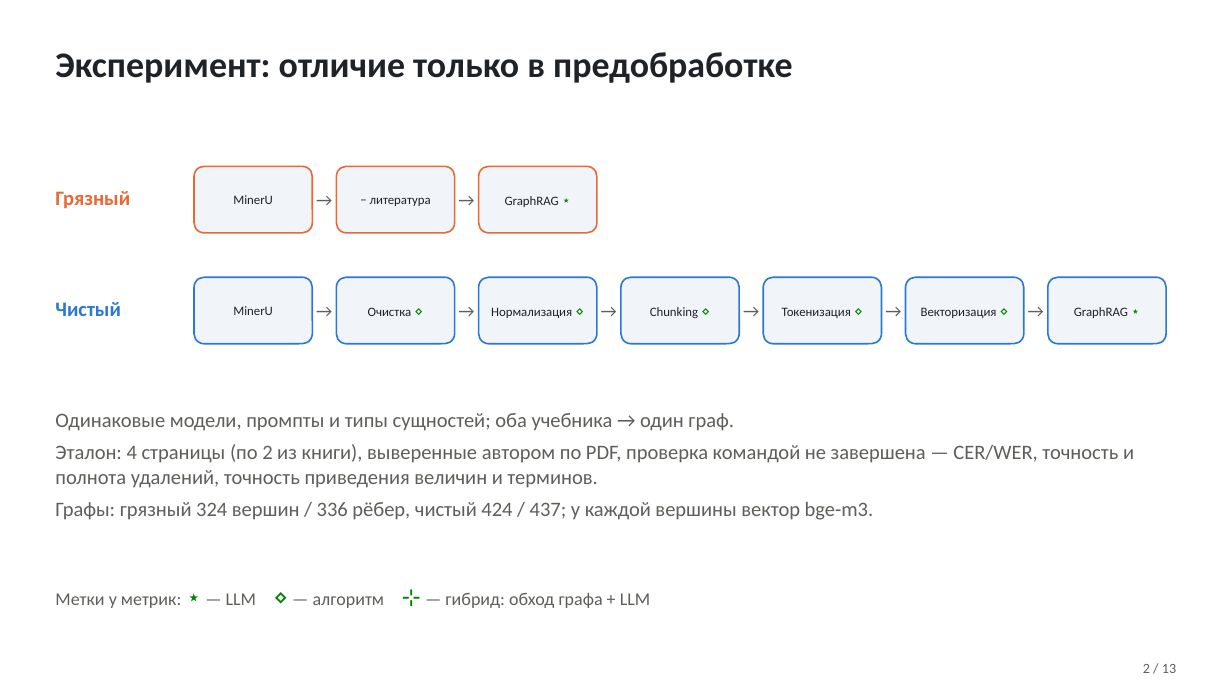
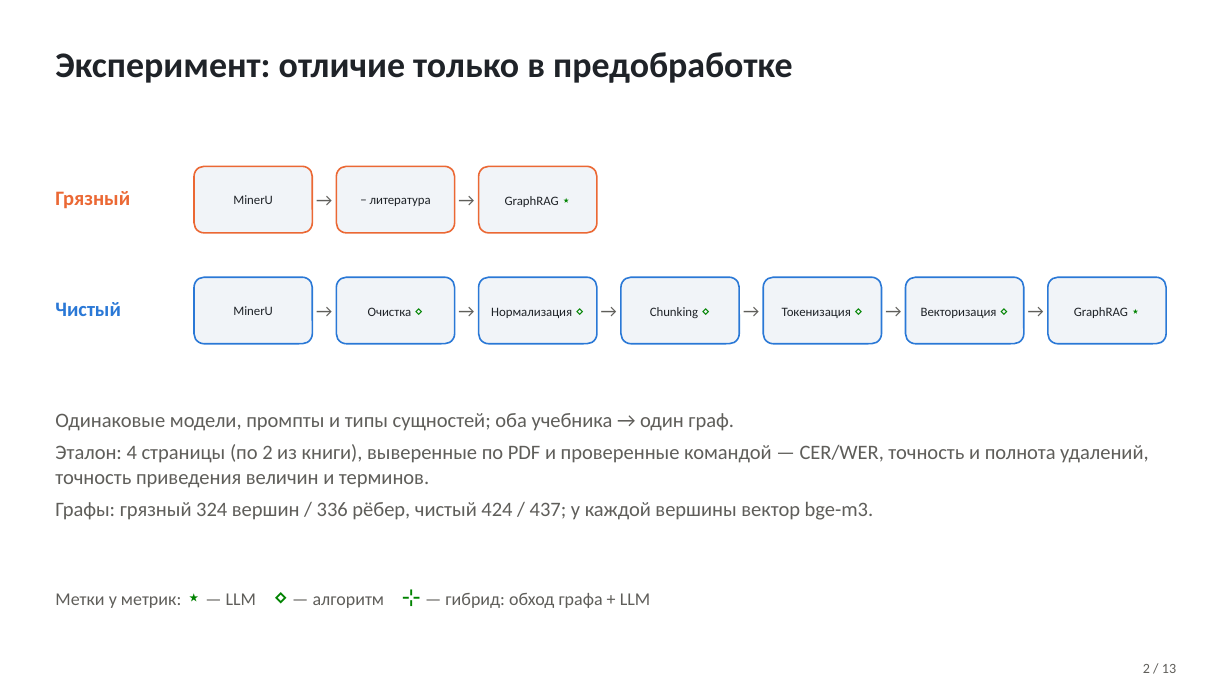
Before and after one commit to TeaDove/mam-26-1, a slide deck: slide 2 of 1-graph/lab-2/results/presentation.pptx. Drawn at 1232x693 pixels with LibreOffice and Linux fonts; fonts in the diff are those of the drawing. Boxes give left, top, right and bottom in pixels: in the first picture for what was removed or moved away, otherwise in the second. Text is boxed around its words. In the diff, an @@ line names an element or a change of style, - is before the commit and + after.

```diff
--- a/1-graph/lab-2/results/presentation.pptx
+++ b/1-graph/lab-2/results/presentation.pptx
@@ text at box(55, 444, 1149, 488): text changed @@
-Эталон: 4 страницы (по 2 из книги), выверенные автором по PDF, проверка командой не завершена — CER/WER, точность и полнота удалений, точность приведения величин и терминов.
+Эталон: 4 страницы (по 2 из книги), выверенные по PDF и проверенные командой — CER/WER, точность и полнота удалений, точность приведения величин и терминов.
```
Also in this commit, not shown: 3 other slides changed, 16 other files.
